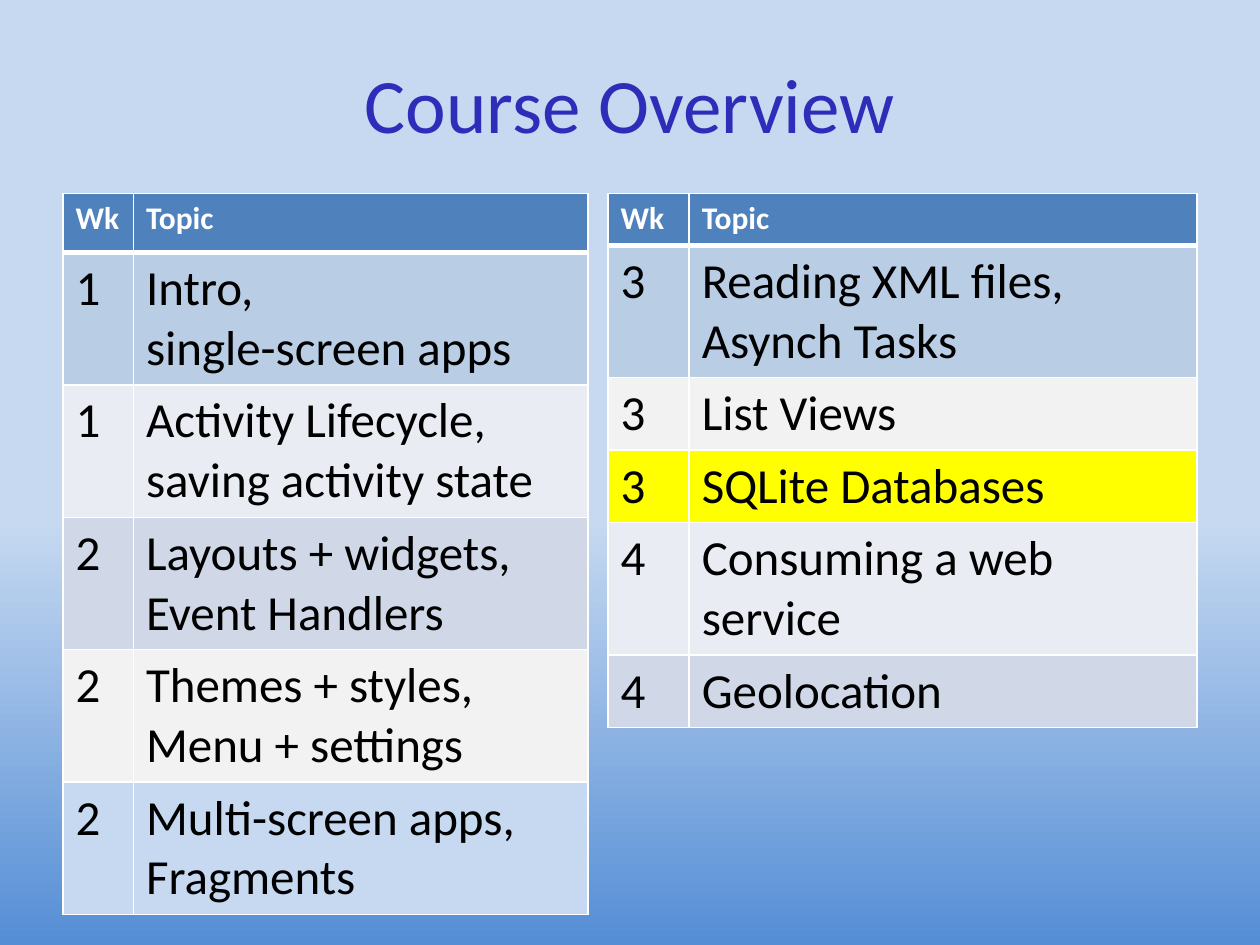
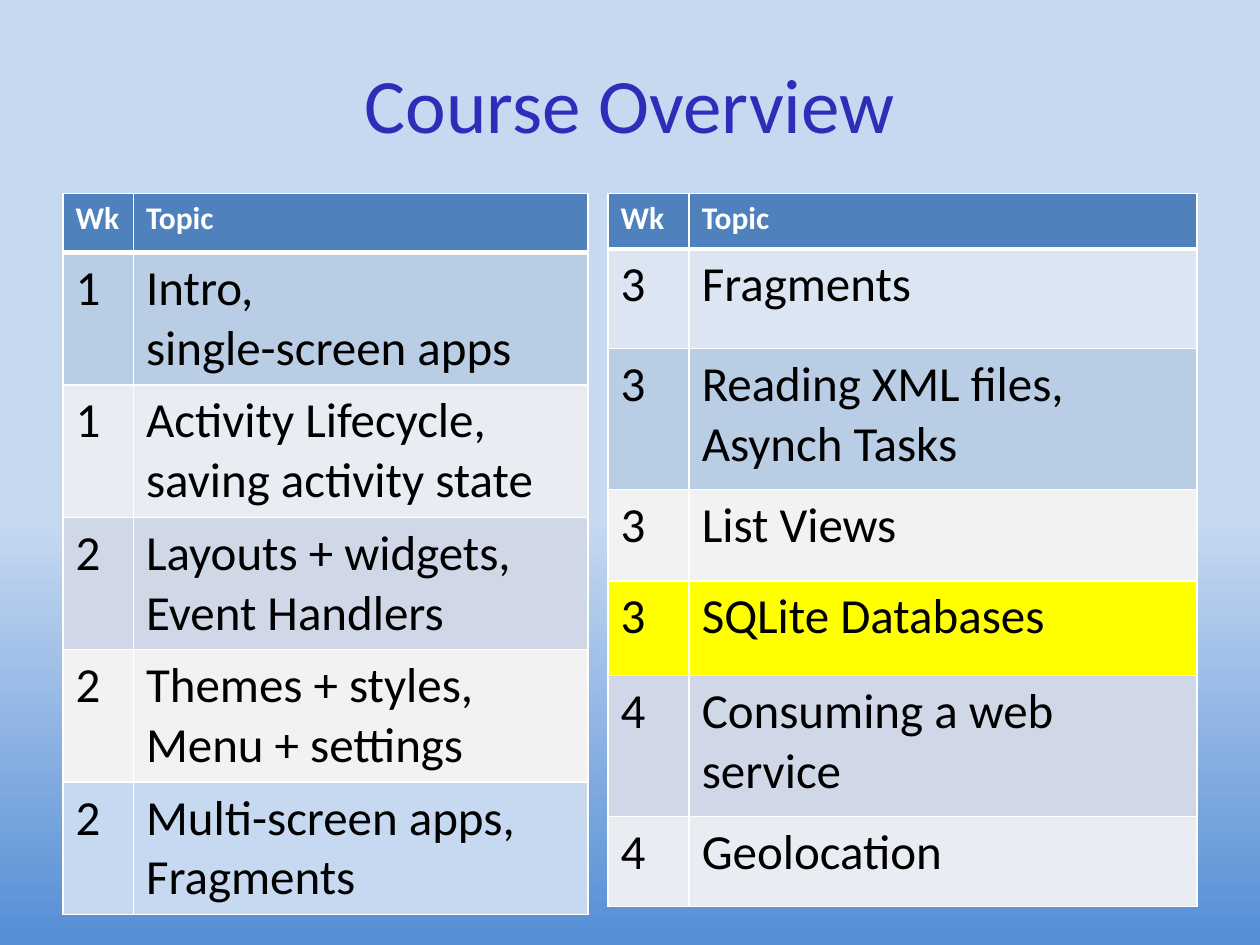
Before and after one commit to UO-CIS/CIS399Android-CourseMaterials, a slide deck: slide 2 of Notes and Slides/CIS399Wk3Day3-SQLIteDatabases.pptx. Drawn at 1260x945 pixels with LibreOffice and Linux fonts; fonts in the diff are those of the drawing. Boxes give left, top, right and bottom in pixels: in the first picture for what was removed or moved away, otherwise in the second. Text is boxed around its words. In the diff, an @@ line names an element or a change of style, - is before the commit and + after.

```diff
--- a/Notes and Slides/CIS399Wk3Day3-SQLIteDatabases.pptx
+++ b/Notes and Slides/CIS399Wk3Day3-SQLIteDatabases.pptx
@@ table at [609,194,1197,907] @@
+row 2: 3 | Fragments
```
Also in this commit, not shown: 6 other slides changed, 2 other files.
